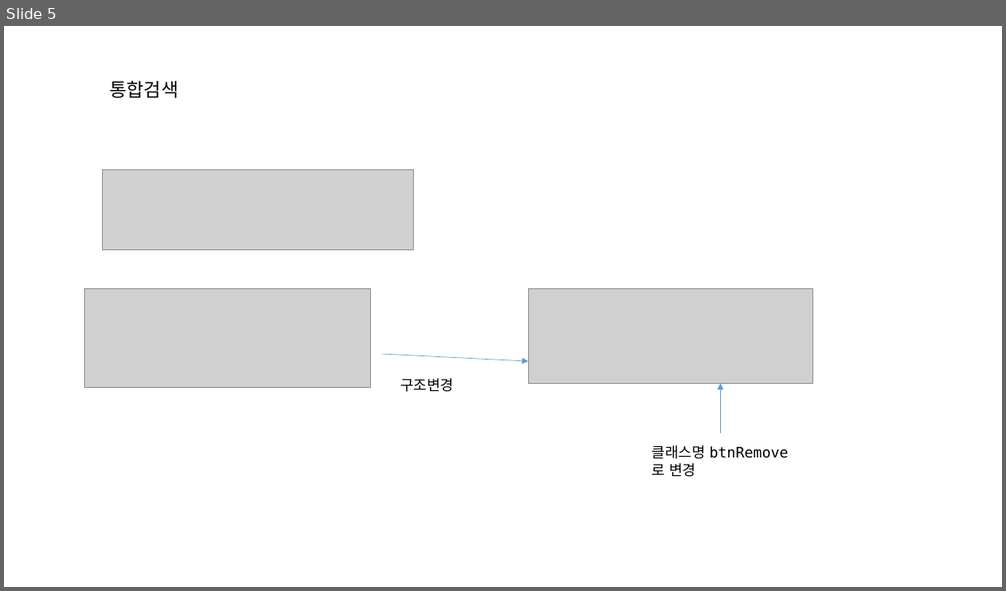
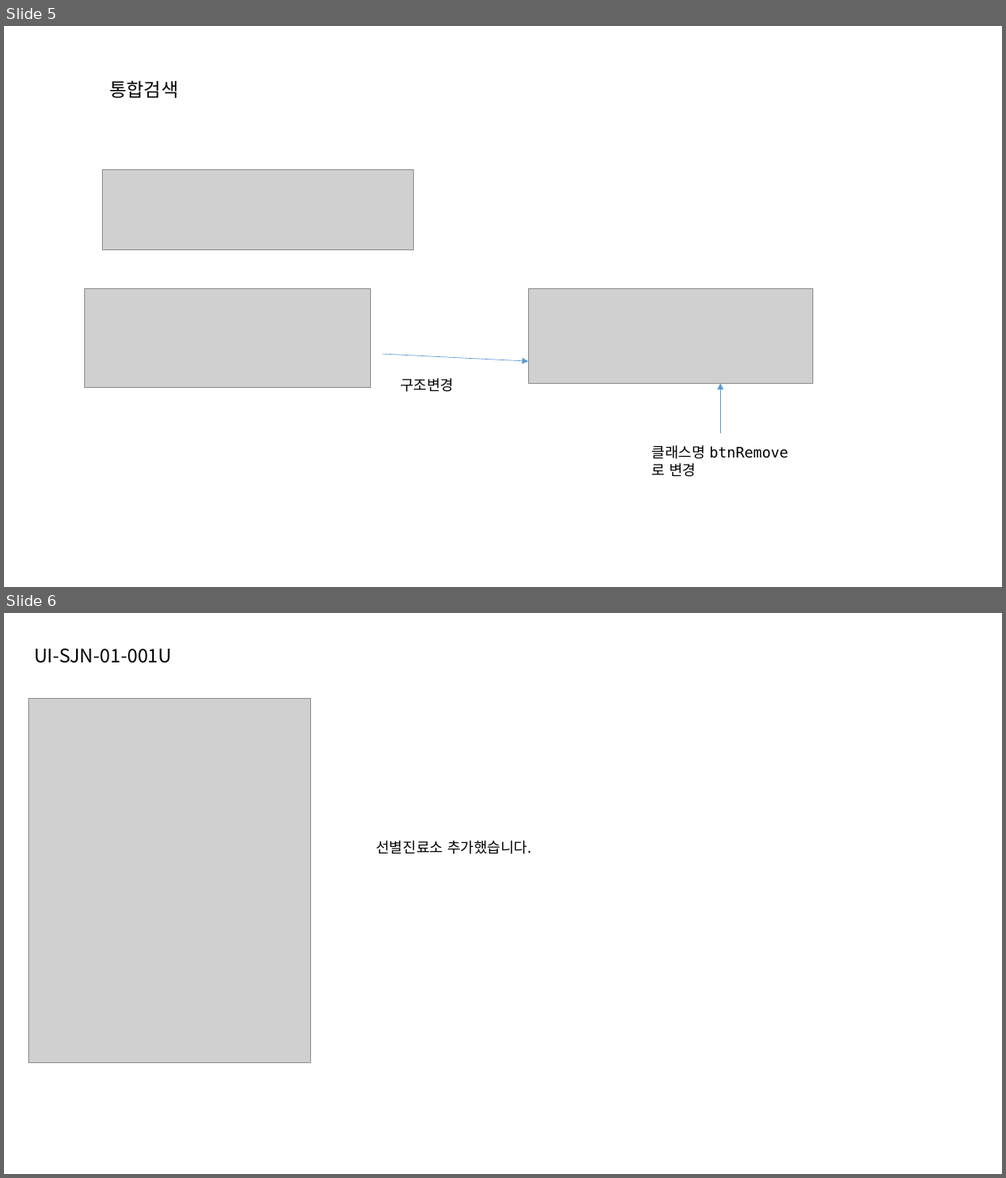
Before and after one commit to jeoungGyy/sejong, a slide deck: ppt/05-12.pptx. Shown one above the other, each under a label of ours: slide 5 before the commit, slides 5 and 6 after it. The pictures are 1006x591 and 1006x1178 pixels, drawn with LibreOffice and Linux fonts; fonts in the diff are those of the drawing; grey boxes stand for pictures. Boxes give left, top, right and bottom in pixels: in the first picture for what was removed or moved away, otherwise in the second. Text is boxed around its words. In the diff, an @@ line names an element or a change of style, - is before the commit and + after.

Commit message:
메인에 선별진료소 추가

```diff
--- a/ppt/05-12.pptx
+++ b/ppt/05-12.pptx
@@ slide 6 added at <box>4,613,1002,1174</box>, background #FFFFFF @@
@@ text added at <box>34,648,172,663</box>, 18 pt, text #000000 @@
+UI-SJN-01-001U
@@ picture added at <box>28,698,310,1063</box> @@
@@ text added at <box>376,841,532,854</box>, 14 pt, text #000000 @@
+선별진료소 추가했습니다.
```
Also in this commit, not shown: 2 other files.
